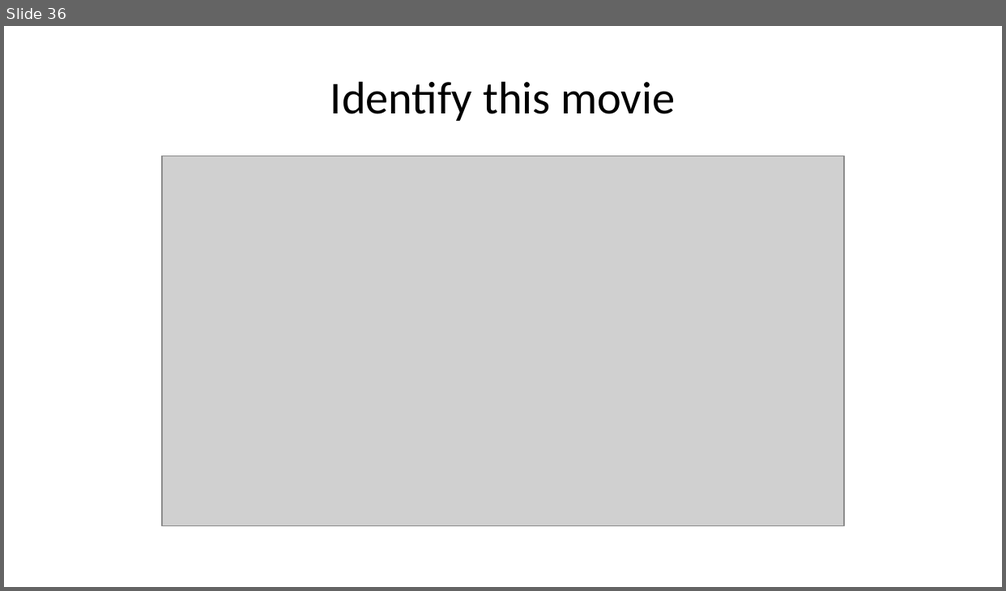
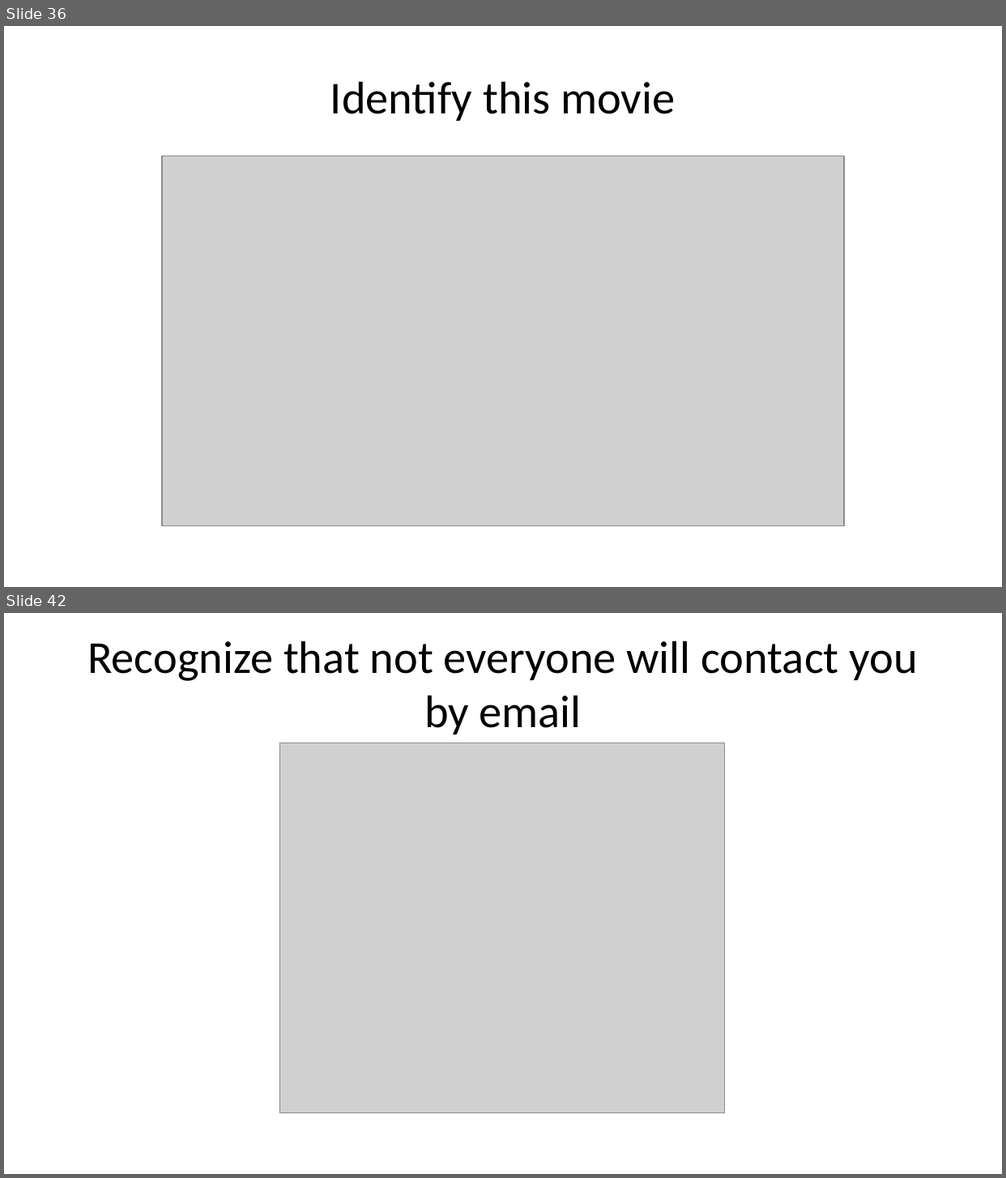
Before and after one commit to pmean/talks, a slide deck: finding-customers/2024-05.pptx. Shown one above the other, each under a label of ours: slide 36 before the commit, slides 36 and 42 after it; the slides between them are not shown. The pictures are 1006x591 and 1006x1178 pixels, drawn with LibreOffice and Linux fonts; fonts in the diff are those of the drawing; grey boxes stand for pictures. Boxes give left, top, right and bottom in pixels: in the first picture for what was removed or moved away, otherwise in the second. Text is boxed around its words. In the diff, an @@ line names an element or a change of style, - is before the commit and + after.

```diff
--- a/finding-customers/2024-05.pptx
+++ b/finding-customers/2024-05.pptx
@@ slide 42 added at (4, 613, 1002, 1174), background #FFFFFF @@
@@ title added at (87, 641, 917, 735), 33 pt, text #000000 @@
+Recognize that not everyone will contact you by email
@@ picture added at (279, 743, 725, 1114) @@
```
Also in this commit, not shown: 7 slides changed, 5 other slides added, 1 other file.
